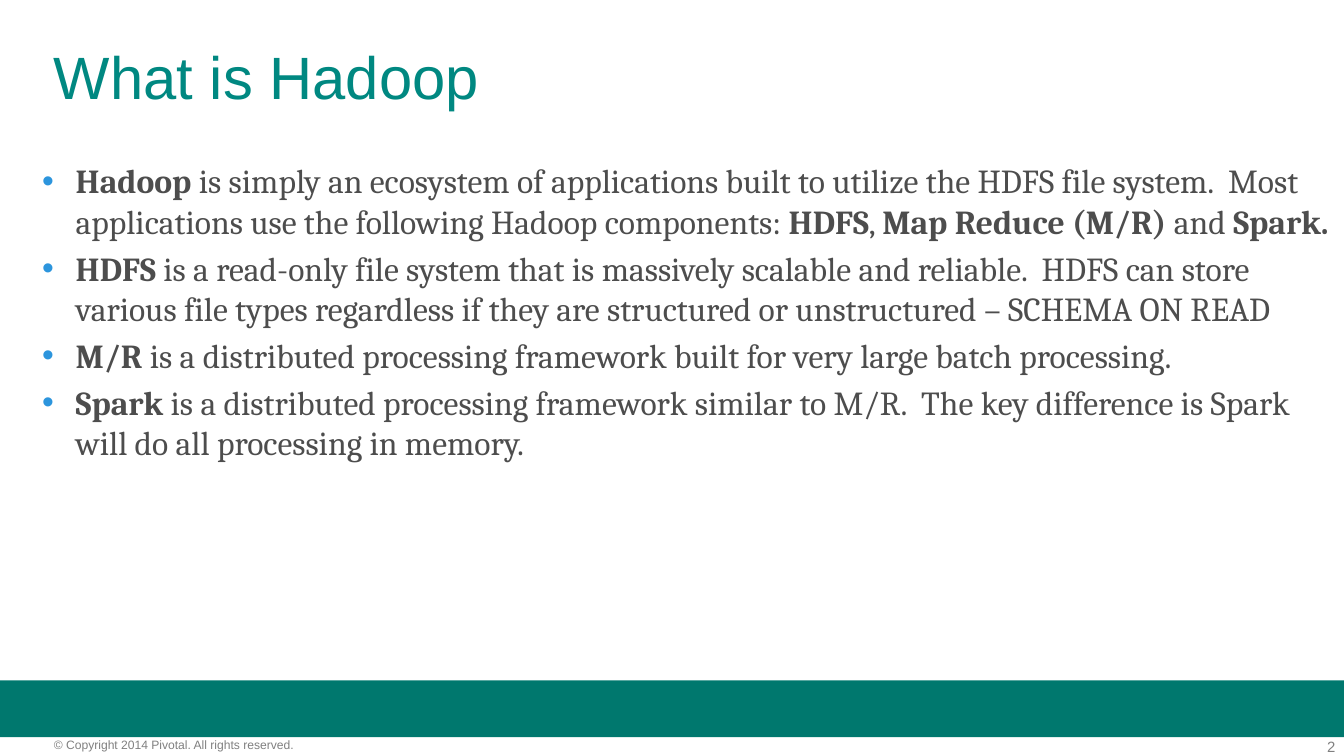
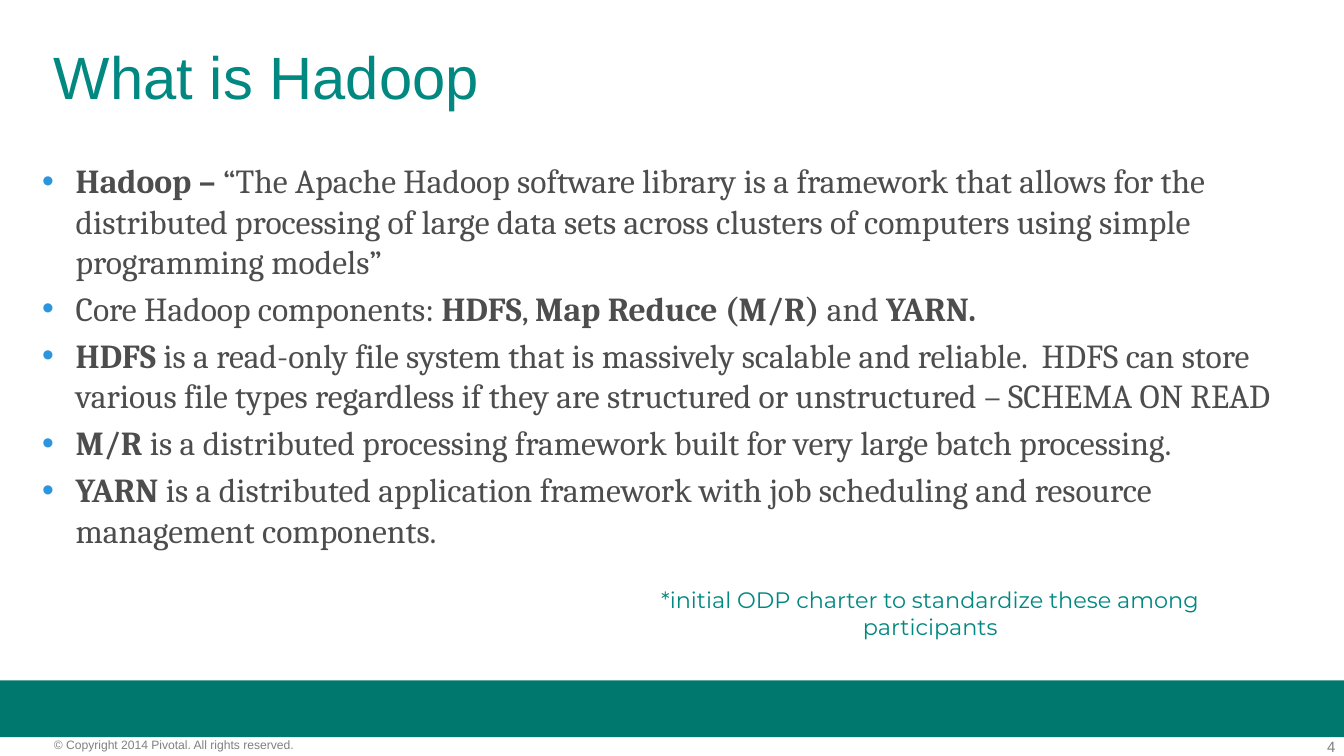
Before and after one commit to vmware-archive/BigDataRoadshow-labs, a slide deck: slide 4 of decks/02_phd_hawq_presentation.pptx (slide 2 before the commit). Drawn at 1344x756 pixels with LibreOffice and Linux fonts; fonts in the diff are those of the drawing; background and template pictures are left out. Boxes give left, top, right and bottom in pixels: in the first picture for what was removed or moved away, otherwise in the second. Text is boxed around its words. In the diff, an @@ line names an element or a change of style, - is before the commit and + after.

```diff
--- a/decks/02_phd_hawq_presentation.pptx
+++ b/decks/02_phd_hawq_presentation.pptx
@@ text at [76,169,1205,328]: text changed @@
-• Hadoop is simply an ecosystem of applications built to utilize the HDFS file system. Most applications use the following Hadoop components: HDFS, Map Reduce (M/R) and Spark.
+• Hadoop – “The Apache Hadoop software library is a framework that allows for the distributed processing of large data sets across clusters of computers using simple programming models”
+• Core Hadoop components: HDFS, Map Reduce (M/R) and YARN.
@@ text at [76,478,1152,551]: text changed @@
-• Spark is a distributed processing framework similar to M/R. The key difference is Spark will do all processing in memory.
+• YARN is a distributed application framework with job scheduling and resource management components.
@@ text added at [661,591,1198,640], 12 pt, text #008881 @@
+*initial ODP charter to standardize these among participants
@@ page number at [1327,742,1335,752]: text changed @@
-2
+4
```
Also in this commit, not shown: 3 other slides changed, 5 slides added, 5 other files.
